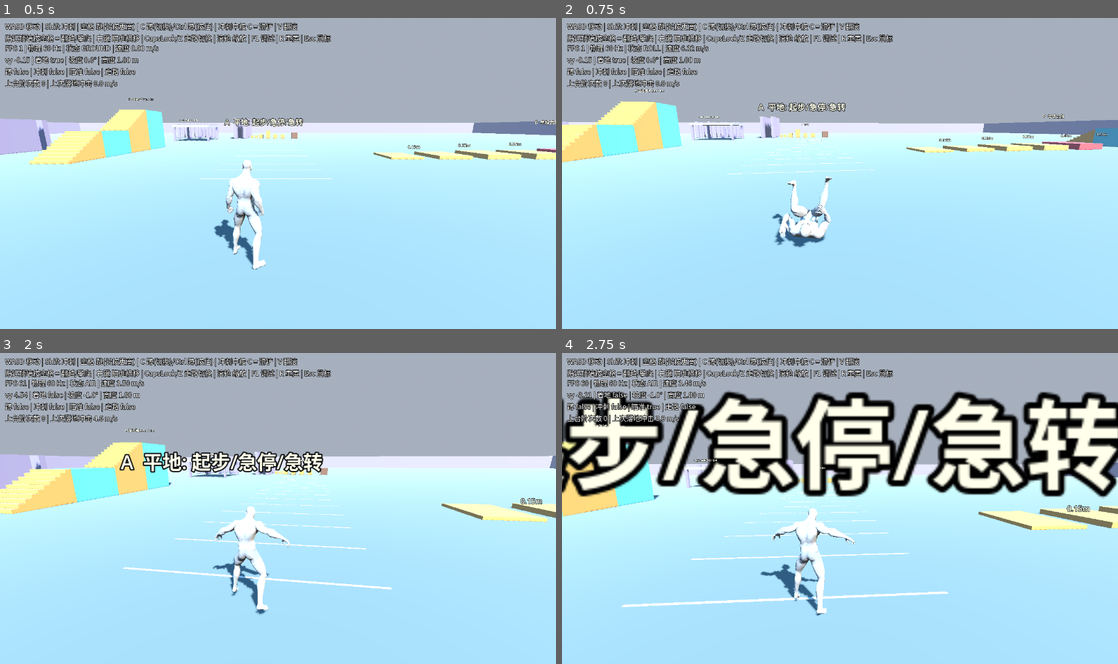
Above: before the commit, frames 1-4 (two rows, left to right).
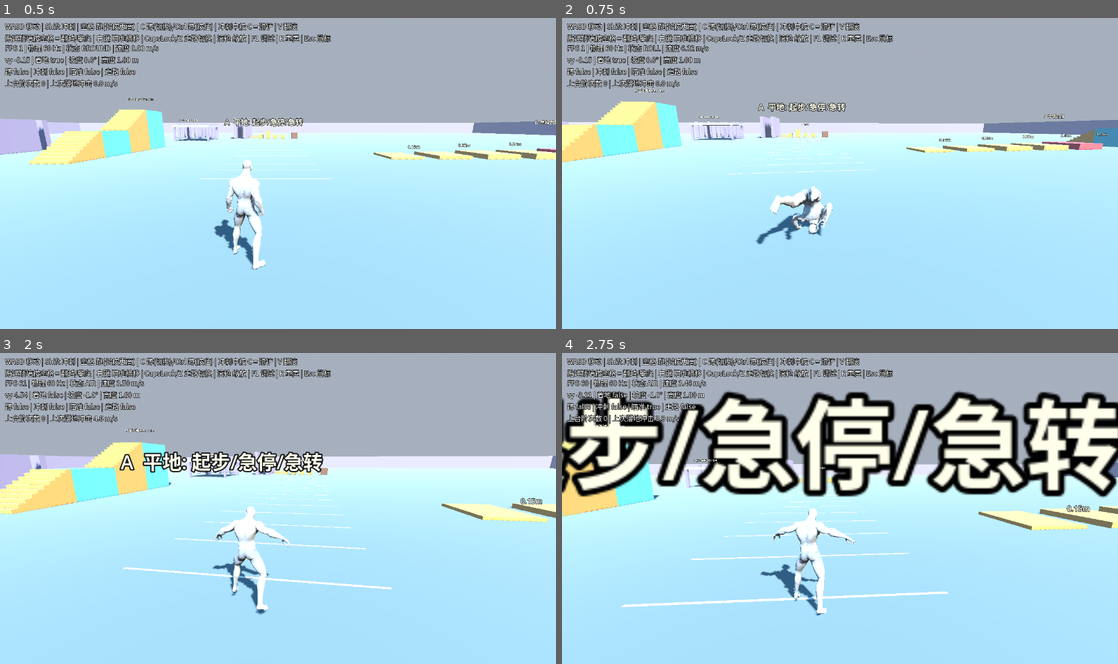
Above: after the commit, the same moments.

Repository: jamesbot2/godot-third-person-demo
Game: Godot game, scene res://scenes/main.tscn
Two runs of this game, one before a commit and one after it. Both use one fixed random seed, a clock stepped at 60 frames per second and the inputs below.
Inputs (mouse positions are in pixels of both pictures, inside the frame that each line leads up to):
- Up to frame 1 (0.5 s): no input
- Up to frame 2 (0.75 s): move the mouse to (867, 170) at 0.52 s; hold W (move_forward) from 0.53 s (still down); hold V (roll) from 0.53 s (still down); click (867, 170) at 0.67 s
- Up to frame 3 (2 s): keep holding W (move_forward); tap Space (jump) at 0.77, 0.8, 1.07, 1.35, 1.52, 1.82 s; move the mouse to (250, 508) at 1.27 s; release V (roll) at 1.28 s; tap V (roll) at 1.55 s
- Up to frame 4 (2.75 s): keep holding W (move_forward); move the mouse to (851, 502) at 2.02 s; hold Right mouse button (aim) from 2.03 s (still down); tap Space (jump) at 2.3 s

Frame 1 is identical in both runs. In frame 2, 1.5% of the frame differs, in the area x 34-49%, y 50-74%; in frame 3, less than 0.1%; in frame 4, less than 0.1%.

Commit message:
Roll entry: no crossfade flip into the inverted pose (ROLL_T0 0.36->0.12, xfade 0.10; head speed in body frame 52 -> <=19 m/s) + clip-measured visual-root grounding (dive float 0.27-0.31 -> 0.13 m); stricter anim_roll; ClipSampler asserts bone names (96/96 @30/60/120 Hz core+extras)

Diff:
--- a/scripts/player/character_animator.gd
+++ b/scripts/player/character_animator.gd
@@ -79,7 +79,7 @@
 @export var backward_exit_deg := 95.0
 
 # Roll clip window used for the controller's roll (s, clip time).
-const ROLL_T0 := 0.36
+const ROLL_T0 := 0.12
 const ROLL_T1 := 1.25
 const SLIDE_T0 := 0.30
 const SLIDE_T1 := 0.83
@@ -186,6 +186,12 @@
 var _cs_mantle: ClipSampler
 var _cs_climb: ClipSampler    # core mode (Standard clips)
 var _cs_tuck: ClipSampler
+## roll: visual-root drop per clip time (see _sample_roll); the in-place roll
+## clip keeps the dive's flight height (root motion stripped), so without it
+## the body somersaults ~0.4 m above the floor at the start of the roll
+var _roll_drop := PackedFloat32Array()
+var _roll_drop_s := 0.0
+var _cs_roll: ClipSampler
 ## true: contact-driven traverse on the local extras clips; false: core mode
 var has_extras := false
 
@@ -325,6 +331,7 @@
 		n = n.get_parent()
 	m.origin -= character.position
 	var bones: PackedStringArray = ["hand_l", "hand_r", "foot_l", "foot_r", "ball_l", "ball_r", "pelvis", "upperarm_l", "upperarm_r"]
+	_sample_roll(m)
 	if not has_extras:
 		_cs_climb = ClipSampler.sample(skeleton, m, clip_library().get_animation("climb"), bones)
 		_cs_tuck = ClipSampler.sample(skeleton, m, clip_library().get_animation("ninja_air"), bones)
@@ -422,7 +429,7 @@
 		vt.connect_node("output", 0, _blend2(vt, "tuck_mix", vc, vtuck, Vector2(300, 100)))
 	sm.add_node("vault", vt, Vector2(900, 400))
 	var xfade := {"ground": 0.18, "jump": 0.08, "air": 0.2, "slide": 0.12, "slide_exit": 0.1,
-		"roll": 0.14, "mantle": 0.1, "vault": 0.1}
+		"roll": 0.10, "mantle": 0.1, "vault": 0.1}
 	for a in xfade:
 		for b in xfade:
 			if a != b:
@@ -644,6 +651,11 @@
 			var u := clampf(_pc.roll_time / maxf(_pc.roll_duration, 0.01), 0.0, 1.0)
 			_p("roll/r_seek/seek_request", lerpf(ROLL_T0, ROLL_T1, u))
 			_p("roll/r_ts/scale", 0.0)
+			# fade the drop in with the 0.10 s state crossfade (the jog pose
+			# must not sink) and out again if the roll is cancelled
+			var fade := smoothstep(0.0, 0.10, _state_t) if _pc.state == PlayerController.State.ROLL else 0.0
+			_roll_drop_s = roll_drop(u) * fade
+			character.position.y -= _roll_drop_s
 		"mantle":
 			_p("mantle/c_seek/seek_request", _tr_clip_t if has_extras else lerpf(CLIMB_T0, CLIMB_T1, get_traverse_progress()))
 			_p("mantle/c_ts/scale", 0.0)
@@ -1171,6 +1183,59 @@
 		_ik_pf[i].transform = inv * _ik_p[i].global_transform
 
 
+## Roll grounding: something is always on the floor in a ground roll (hands,
+## then shoulders/back, then feet). For each clip time in the roll window the
+## lowest contact point of the clip pose (joint height minus a body radius) is
+## measured and the visual root is lowered by that much, smoothed over
+## +-0.06 s so the drop never steps. Pure presentation.
+const ROLL_RADIUS := {"hand_l": 0.03, "hand_r": 0.03, "Head": 0.11, "upperarm_l": 0.07,
+	"upperarm_r": 0.07, "spine_02": 0.12, "pelvis": 0.11}
+const ROLL_DROP_N := 64
+
+
+func _sample_roll(m: Transform3D) -> void:
+	var bones := PackedStringArray(ROLL_RADIUS.keys())
+	for b in ClipSampler.SOLE:
+		bones.append(b)
+	var cs := ClipSampler.sample(skeleton, m, clip_library().get_animation("roll"), bones)
+	_cs_roll = cs
+	var raw := PackedFloat32Array()
+	for i in ROLL_DROP_N + 1:
+		var t := lerpf(ROLL_T0, ROLL_T1, float(i) / ROLL_DROP_N)
+		var low := cs.sole_min(t)
+		for b in ROLL_RADIUS:
+			low = minf(low, cs.at(b, t).y - ROLL_RADIUS[b])
+		raw.append(low)   # signed: lower a floating pose, lift a pose that sinks in
+	_roll_drop.resize(ROLL_DROP_N + 1)
+	var w := int(ceil(0.06 / ((ROLL_T1 - ROLL_T0) / ROLL_DROP_N)))
+	for i in ROLL_DROP_N + 1:
+		var acc := 0.0
+		var n := 0
+		for j in range(i - w, i + w + 1):
+			acc += raw[clampi(j, 0, ROLL_DROP_N)]
+			n += 1
+		_roll_drop[i] = acc / n
+	if OS.has_environment("ROLL_DEBUG"):
+		print("ROLL_DROP ", Array(_roll_drop).map(func(x): return snappedf(x, 0.01)))
+		var vmax := 0.0
+		var tt := 0.0
+		while tt < cs.t_len - 0.02:
+			var v := (cs.at("Head", tt + 1.0 / 60.0) - cs.at("Head", tt)).length() * 60.0
+			if tt >= ROLL_T0 - 0.01 and tt <= ROLL_T1:
+				vmax = maxf(vmax, v)
+			tt += 1.0 / 60.0
+		print("ROLL_CLIP window head_v_max (clip time) %.2f  x playback %.2f" % [vmax, (ROLL_T1 - ROLL_T0) / 0.6])
+
+
+## drop for roll progress u (0..1), faded in over the state crossfade
+func roll_drop(u: float) -> float:
+	if _roll_drop.is_empty():
+		return 0.0
+	var x := clampf(u, 0.0, 1.0) * ROLL_DROP_N
+	var i := mini(int(x), ROLL_DROP_N - 1)
+	return lerpf(_roll_drop[i], _roll_drop[i + 1], x - i)
+
+
 func get_traverse_progress() -> float:
 	if _pc.state != PlayerController.State.TRAVERSE:
 		return 1.0
--- a/scripts/player/clip_sampler.gd
+++ b/scripts/player/clip_sampler.gd
@@ -30,6 +30,7 @@
 		elif anim.track_get_type(i) == Animation.TYPE_POSITION_3D:
 			pos_tr[b] = i
 	for bn in bones:
+		assert(skel.find_bone(bn) >= 0, "ClipSampler: no bone " + bn)   # g[-1] would silently read the last bone
 		s.pts[bn] = PackedVector3Array()
 	var frames := int(ceil(anim.length * RATE)) + 1
 	var g: Array[Transform3D] = []
--- a/tests/run_tests.gd
+++ b/tests/run_tests.gd
@@ -608,7 +608,7 @@
 		_anim = pc.get_node("Model")
 	var xf := pc.global_transform
 	var parts := []
-	for b in ["pelvis", "head", "ball_l", "ball_r", "hand_l", "hand_r"]:
+	for b in ["pelvis", "Head", "ball_l", "ball_r", "hand_l", "hand_r"]:
 		var w := _bone_world(b)
 		var l := xf.affine_inverse() * w
 		var d: float = (l - (st[b] as Vector3)).length() if st.has(b) else 0.0
@@ -1281,12 +1281,41 @@
 	var saw_roll := await _wait_anim("roll", 0.2)
 	var max_tilt := 0.0
 	var min_head := INF
+	# "flying" = the lowest body contact point (soles, hands, head/shoulder/
+	# pelvis surfaces) is off the floor: in a ground roll something touches
+	# the floor all the time. Measured over the roll's first half (the dive).
+	var max_float := 0.0
+	var max_pelvis := 0.0
+	var rad := {"hand_l": 0.03, "hand_r": 0.03, "Head": 0.11, "upperarm_l": 0.07, "upperarm_r": 0.07, "spine_02": 0.12, "pelvis": 0.11,
+		"ball_l": 0.024, "ball_r": 0.024, "foot_l": 0.093, "foot_r": 0.093}
+	var head_prev := Vector3.INF
+	var head_v_max := 0.0
 	for n in secs(0.6):
 		await tick()
 		max_tilt = maxf(max_tilt, absf(_anim.rotation.x) + absf(_anim.rotation.z))
-		min_head = minf(min_head, _bone_world("Head").y - pc.global_position.y)
-	release_all()
-	check("anim_roll", saw_roll and max_tilt < 0.001 and min_head < 0.9, "roll=%s model_tilt=%.3f min_head_h=%.2f" % [saw_roll, max_tilt, min_head])
+		var fy := pc.global_position.y
+		# head speed relative to the body (capsule frame): the entry crossfade
+		# from the upright jog into the inverted roll pose must not flip
+		var hl := pc.global_transform.affine_inverse() * _bone_world("Head")
+		if pc.state == PlayerController.State.ROLL and head_prev != Vector3.INF:
+			head_v_max = maxf(head_v_max, (hl - head_prev).length() * hz)
+		head_prev = hl
+		min_head = minf(min_head, _bone_world("Head").y - fy)
+		if pc.state == PlayerController.State.ROLL and pc.roll_time < pc.roll_duration * 0.5:
+			var low := INF
+			for b in rad:
+				low = minf(low, _bone_world(b).y - fy - rad[b])
+			max_float = maxf(max_float, low)
+			if OS.has_environment("ROLL_DEBUG"):
+				print("RF u=%.2f st=%.3f float=%.3f pelvis=%.2f head=%.2f drop=%.3f anim=%s clip_head=%.2f clip_pel=%.2f" % [pc.roll_time / pc.roll_duration, _anim._state_t, low, _bone_world("pelvis").y - fy, _bone_world("Head").y - fy, _anim._roll_drop_s, _anim.anim_state, _anim._cs_roll.at("Head", lerpf(_anim.ROLL_T0, _anim.ROLL_T1, pc.roll_time / pc.roll_duration)).y, _anim._cs_roll.at("pelvis", lerpf(_anim.ROLL_T0, _anim.ROLL_T1, pc.roll_time / pc.roll_duration)).y])
+			max_pelvis = maxf(max_pelvis, _bone_world("pelvis").y - fy)
+	release_all()
+	metric("anim_roll_float_max_m", max_float)
+	metric("anim_roll_pelvis_max_m", max_pelvis)
+	metric("anim_roll_min_head_m", min_head)
+	metric("anim_roll_head_v_max", head_v_max)
+	check("anim_roll", saw_roll and max_tilt < 0.001 and min_head < 0.9 and min_head > 0.0 and max_float < 0.2 and head_v_max < 25.0,
+		"roll=%s model_tilt=%.3f min_head_h=%.2f dive: lowest contact off floor max=%.3f m pelvis max=%.2f m  head speed in body frame max=%.1f m/s" % [saw_roll, max_tilt, min_head, max_float, max_pelvis, head_v_max])
 	# vault + mantle map to their own states
 	await place(Vector3(L.VAULT_X, 0.02, L.VAULT_Z + 3.0))
 	press("move_forward")
Not shown, changed: tests/results/headless_120hz.txt
Not shown, changed: tests/results/headless_120hz_local_extras.txt
Not shown, changed: tests/results/headless_30hz.txt
Not shown, changed: tests/results/headless_30hz_local_extras.txt
Not shown, changed: tests/results/headless_60hz.txt
Not shown, changed: tests/results/headless_60hz_local_extras.txt
